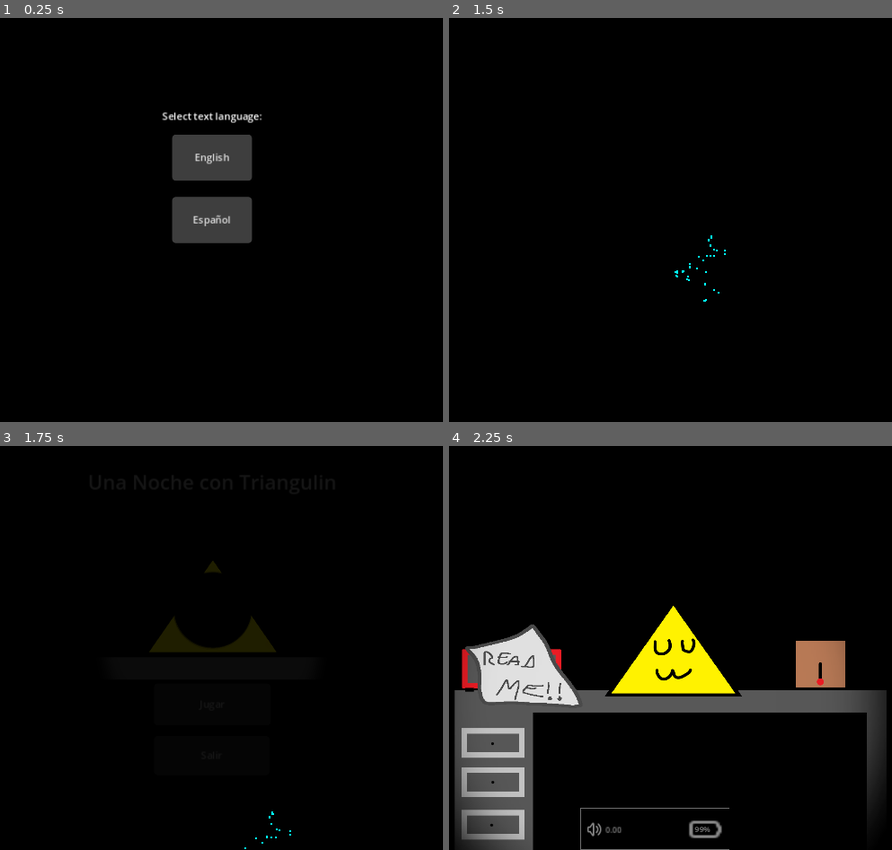
Above: before the commit, frames 1-4 (two rows, left to right).
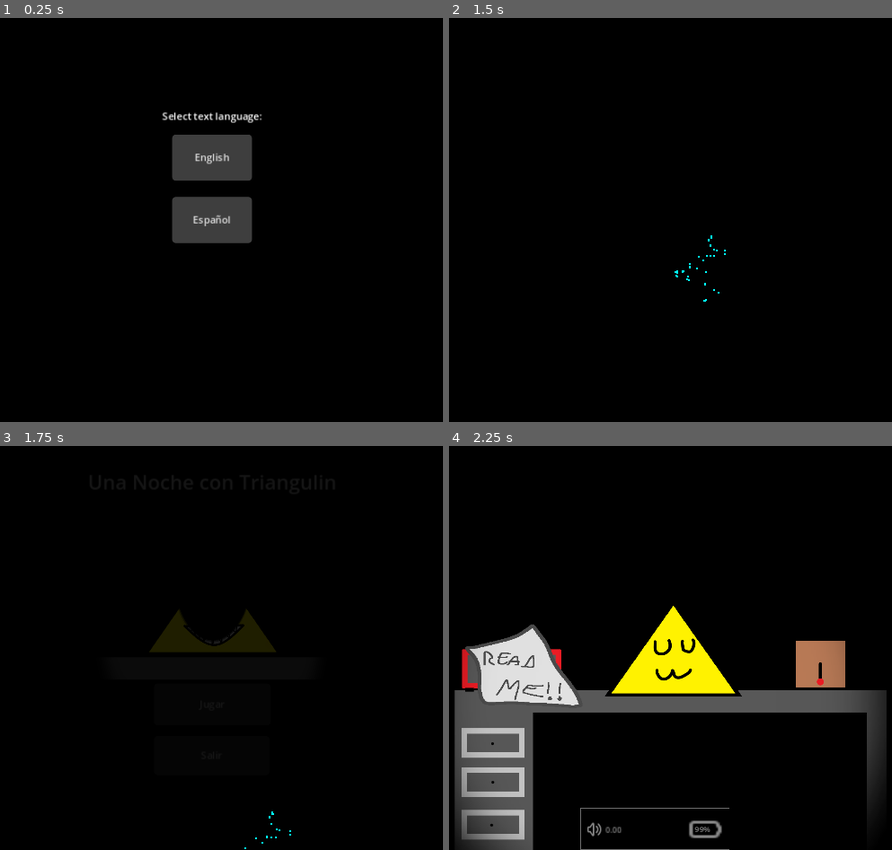
Above: after the commit, the same moments.

Repository: Mageh533/TriangulinProject
Game: Godot game, scene res://Scenes/MainMenu.tscn
Two runs of this game, one before a commit and one after it. Both use one fixed random seed, a clock stepped at 60 frames per second and the inputs below. Sound files missing from this copy of the repository are replaced by a short silence.
Inputs (mouse positions are in pixels of both pictures, inside the frame that each line leads up to):
- Up to frame 1 (0.25 s): no input
- Up to frame 2 (1.5 s): click "Español" at 0.5 s; tap Enter (ui_accept) at 1.25 s; move the mouse to (821, 199) at 1.27 s; hold D (right) from 1.28 s (still down); hold R (recharge) from 1.28 s (still down)
- Up to frame 3 (1.75 s): keep holding D (right); keep holding R (recharge); tap Enter (ui_accept) at 1.52 s
- Up to frame 4 (2.25 s): release D (right) at 2 s; release R (recharge) at 2 s; click "Jugar" at 2 s

Frames 1-2 are identical in both runs. In frame 3, 0.3% of the frame differs, in the area x 39-57%, y 28-50%; in frame 4, nothing differs.

Commit message:
Nerfed rectangulin, added menu music

Diff:
--- a/Scenes/MainMenu.tscn
+++ b/Scenes/MainMenu.tscn
@@ -8,6 +8,7 @@
 [ext_resource type="Texture2D" uid="uid://cdxbpisceqi4a" path="res://Assets/UI/Cara_Menu.png" id="5_g80wd"]
 [ext_resource type="Texture2D" uid="uid://ctc7650yn8r2c" path="res://Assets/Effects/flaslight.png" id="5_valkb"]
 [ext_resource type="Texture2D" uid="uid://3f28bn54dy1a" path="res://Assets/Static/Escritorio.png" id="7_cd00w"]
+[ext_resource type="AudioStream" uid="uid://cxmxxolpqg7lw" path="res://Assets/SoundEffects/Menu.mp3" id="8_kawga"]
 
 [sub_resource type="StyleBoxFlat" id="StyleBoxFlat_lkdhm"]
 bg_color = Color(0.6, 0.6, 0.6, 0.505882)
@@ -112,22 +113,22 @@
 grow_vertical = 2
 color = Color(0.145098, 0.145098, 0.145098, 1)
 
-[node name="Darkness" type="DirectionalLight2D" parent="MainMenu"]
-blend_mode = 1
-
 [node name="Escritorio" type="Sprite2D" parent="MainMenu"]
 position = Vector2(554.5, 271.5)
 scale = Vector2(0.896094, 0.898611)
 texture = ExtResource("7_cd00w")
 
+[node name="Darkness" type="DirectionalLight2D" parent="MainMenu"]
+blend_mode = 1
+
 [node name="CaraMenu" type="Sprite2D" parent="MainMenu"]
 position = Vector2(577.5, 254.5)
 scale = Vector2(0.590731, 0.572807)
 texture = ExtResource("5_g80wd")
 
 [node name="Dark" type="PointLight2D" parent="MainMenu/CaraMenu"]
-position = Vector2(2.32757, 16.3668)
-scale = Vector2(1.01172, 1.01269)
+position = Vector2(2.32757, -81.0703)
+scale = Vector2(1.01172, 1.77392)
 energy = 1.39
 blend_mode = 1
 texture = ExtResource("5_valkb")
@@ -135,6 +136,7 @@
 [node name="UI" type="CanvasLayer" parent="MainMenu"]
 
 [node name="Locale" type="Control" parent="MainMenu/UI"]
+visible = false
 layout_mode = 3
 anchors_preset = 15
 anchor_right = 1.0
@@ -189,7 +191,6 @@
 text = "Select text language:"
 
 [node name="Menu" type="Control" parent="MainMenu/UI"]
-modulate = Color(1, 1, 1, 0)
 layout_mode = 3
 anchors_preset = 15
 anchor_right = 1.0
@@ -268,6 +269,10 @@
 [node name="Sparks" type="AudioStreamPlayer2D" parent="MainMenu/UI/Effects"]
 position = Vector2(597, 5)
 
+[node name="Music" type="AudioStreamPlayer" parent="MainMenu"]
+stream = ExtResource("8_kawga")
+volume_db = -10.0
+
 [node name="MenuAnims" type="AnimationPlayer" parent="."]
 libraries = {
 "": SubResource("AnimationLibrary_anko8")
--- a/Scenes/MainScene.tscn
+++ b/Scenes/MainScene.tscn
@@ -1108,6 +1108,7 @@
 texture = ExtResource("6_3byo8")
 expand_mode = 1
 script = ExtResource("6_ori24")
+health = 120
 
 [node name="GlassParticles" type="CPUParticles2D" parent="Static/Cristal"]
 position = Vector2(413, 77)
@@ -1259,6 +1260,7 @@
 sprite_frames = SubResource("SpriteFrames_hyekf")
 animation = &"normal"
 script = ExtResource("26_0yk8g")
+gunHolsterSpeed = 3.0
 
 [node name="RectAnims" type="AnimationPlayer" parent="Mosters/Rectangulin"]
 libraries = {
--- a/Scenes/SecretScene.tscn
+++ b/Scenes/SecretScene.tscn
@@ -57,9 +57,9 @@
 size = Vector3(16, 0.277832, 16)
 
 [node name="Floor2" type="CSGBox3D" parent="Layout"]
-transform = Transform3D(1, 0, 0, 0, 1, 0, 0, 0, 1, 2.46416, 3.63892, -0.961914)
-use_collision = true
-size = Vector3(15, 0.277832, 16)
+transform = Transform3D(1, 0, 0, 0, 1, 0, 0, 0, 1, 2.46416, 3.63892, -1.04639)
+use_collision = true
+size = Vector3(15, 0.277832, 16.1689)
 
 [node name="Wall" type="CSGBox3D" parent="Layout"]
 transform = Transform3D(1, 0, 0, 0, 1, 0, 0, 0, 1, -5.53584, 1.5, 1.03809)
@@ -290,12 +290,17 @@
 spot_angle = 93.84
 
 [node name="SpotLight2" type="SpotLight3D" parent="Light"]
-transform = Transform3D(1, 0, 0, 0, -2.98023e-08, 1, 0, -1, -2.98023e-08, 0.0693424, 3.15419, 4.33036)
+transform = Transform3D(1, 0, 0, 0, -2.98023e-08, 1, 0, -1, -2.98023e-08, -2.90141, 3.15419, 4.33036)
 light_energy = 4.473
 spot_angle = 93.84
 
+[node name="SpotLight4" type="SpotLight3D" parent="Light"]
+transform = Transform3D(1, 0, 0, 0, -2.98023e-08, 1, 0, -1, -2.98023e-08, 8.19475, 3.15419, 4.33036)
+light_energy = 4.473
+spot_angle = 93.84
+
 [node name="SpotLight3" type="SpotLight3D" parent="Light"]
-transform = Transform3D(1, 0, 0, 0, -2.98023e-08, 1, 0, -1, -2.98023e-08, 7.97769, 3.15419, -0.747526)
+transform = Transform3D(1, 0, 0, 0, -2.98023e-08, 1, 0, -1, -2.98023e-08, 7.97769, 3.15419, -4.28407)
 light_energy = 4.473
 spot_angle = 93.84
 
--- a/Scripts/Game/Objects/Puerta.gd
+++ b/Scripts/Game/Objects/Puerta.gd
@@ -54,4 +54,5 @@
 		GlobalVariables.permNoise -= shockNoise
 		activated = false
 		$Barrera_Puerta.hide()
+		$Barrera_Puerta/Electricidad.stop()
 		$BotonAzul/ShockDoor.disabled = true
--- a/Scripts/Game/Objects/Ventana.gd
+++ b/Scripts/Game/Objects/Ventana.gd
@@ -29,6 +29,7 @@
 		GlobalVariables.permNoise -= shockNoise
 		activated = false
 		$Barrera_Ventana.hide()
+		$Barrera_Ventana/Electricidad.stop()
 		$BotonAzul/ShockWindow.disabled = true
 		emit_signal("windowDisable")
 
--- a/Scripts/Menu/MainMenu.gd
+++ b/Scripts/Menu/MainMenu.gd
@@ -22,6 +22,7 @@
 
 func menuEffects():
 	$MenuAnims.play("MenuStart")
+	$MainMenu/Music.play()
 
 func _on_quit_pressed():
 	get_tree().quit()
Not shown, added: Assets/SoundEffects/Menu.mp3.import
Not shown: 1 places in Scenes/MainMenu.tscn that only renumber resources
Not shown, added: Assets/SoundEffects/Menu.mp3
